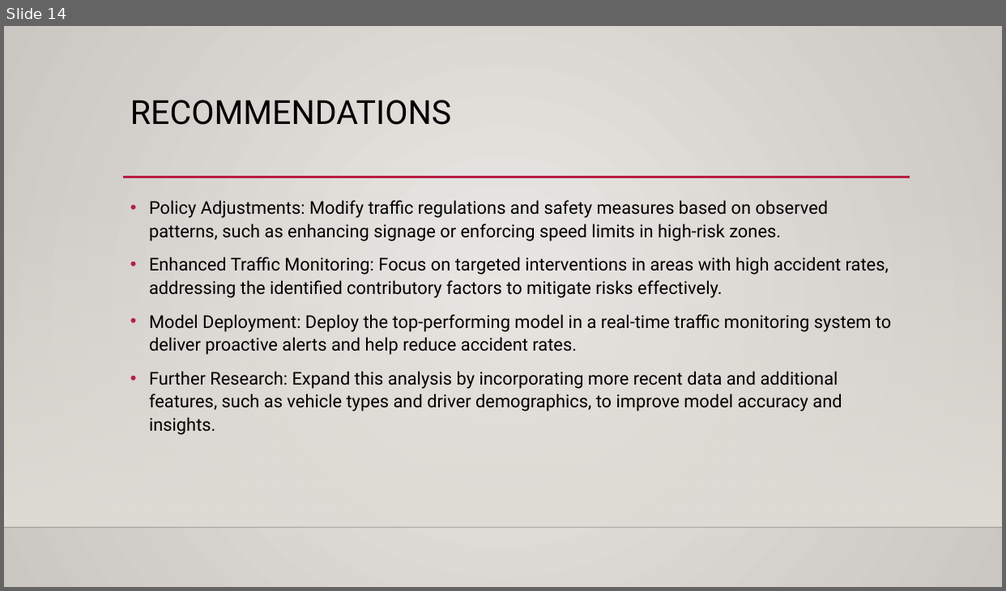
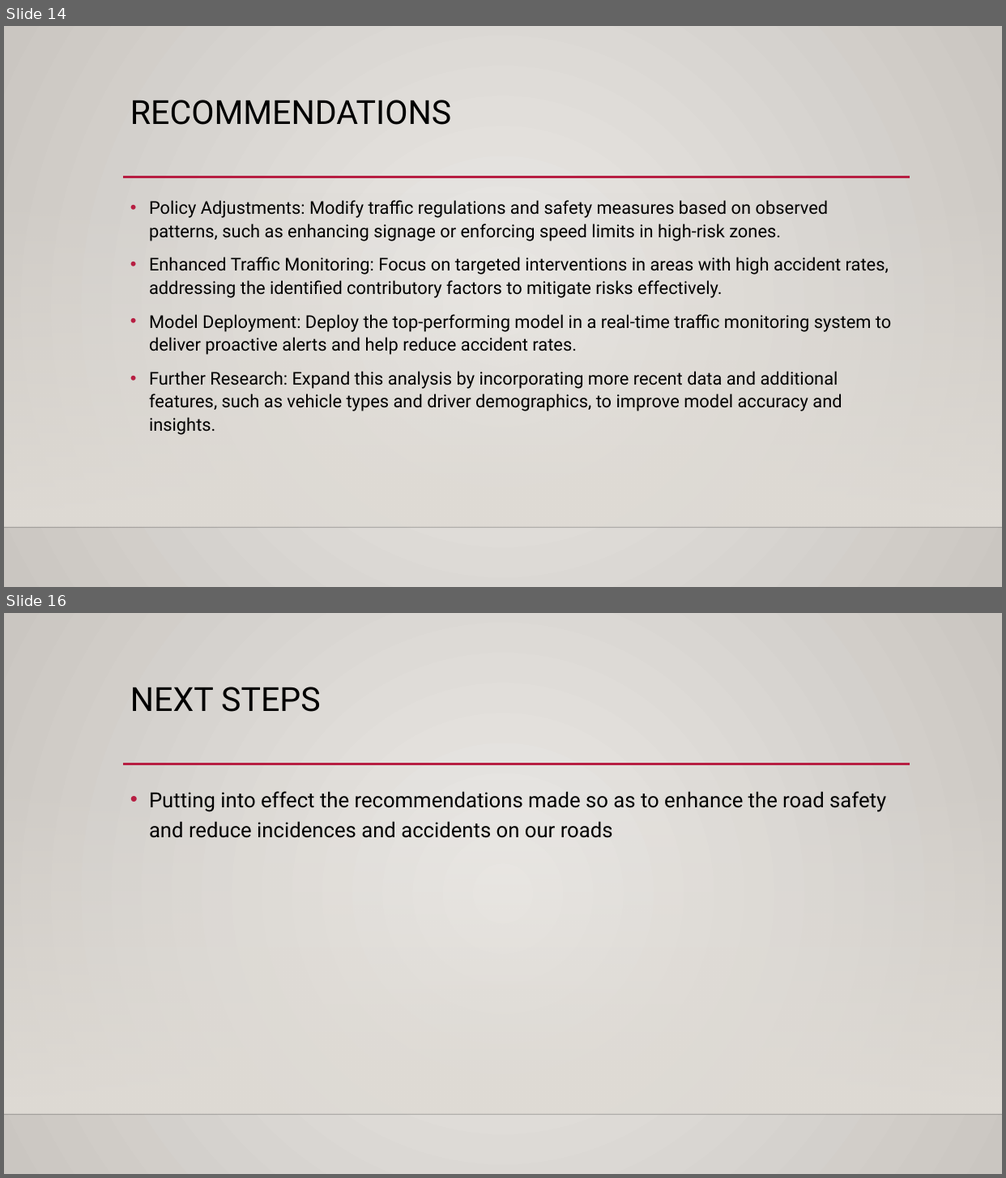
Before and after one commit to djdrjeff/phase3project_KelvinNjenga, a slide deck: Presentation1.pptx. Shown one above the other, each under a label of ours: slide 14 before the commit, slides 14 and 16 after it; the slides between them are not shown. The pictures are 1006x591 and 1006x1178 pixels, drawn with LibreOffice and Linux fonts; fonts in the diff are those of the drawing; background and template pictures are left out. Boxes give left, top, right and bottom in pixels: in the first picture for what was removed or moved away, otherwise in the second. Text is boxed around its words. In the diff, an @@ line names an element or a change of style, - is before the commit and + after.

```diff
--- a/Presentation1.pptx
+++ b/Presentation1.pptx
@@ slide 16 added at bbox=[4, 613, 1002, 1174], background gradient #ECEAE7 to #CAC7C1; not listed: 3 template elements that a slide beside it also shows @@
@@ title added at bbox=[130, 687, 320, 712], 32 pt, text #000000 @@
+NEXT STEPS
@@ text added at bbox=[149, 791, 886, 838], 20 pt, text #000000 @@
+• Putting into effect the recommendations made so as to enhance the road safety and reduce incidences and accidents on our roads
```
Also in this commit, not shown: 1 slide changed, 2 other slides added.
